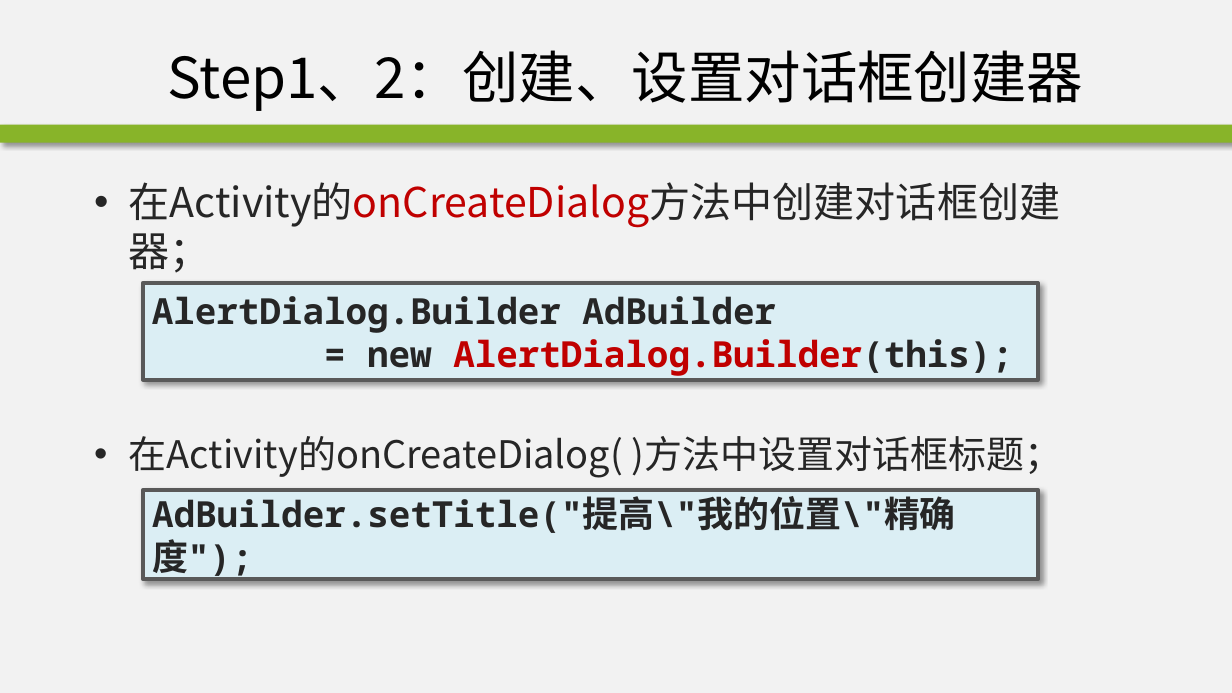
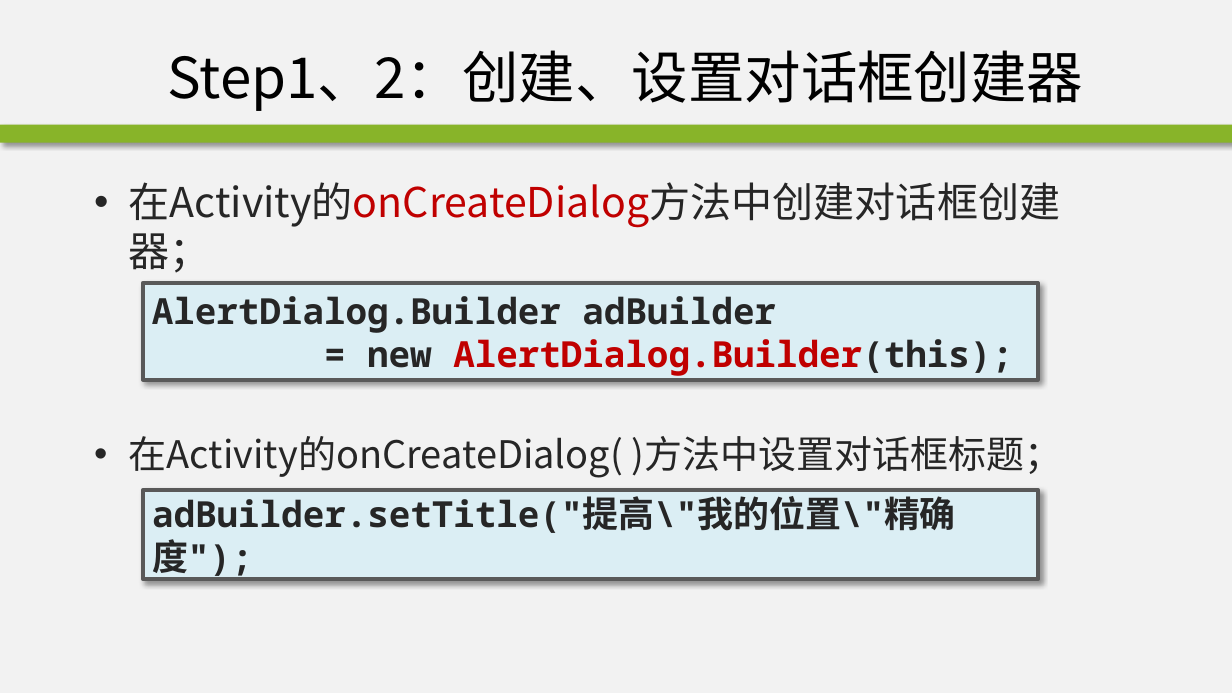
Before and after one commit to edu2act/course-android, a slide deck: slide 16 of materials/slides/ch02-4.pptx. Drawn at 1232x693 pixels with LibreOffice and Linux fonts; fonts in the diff are those of the drawing; background and template pictures are left out. Boxes give left, top, right and bottom in pixels: in the first picture for what was removed or moved away, otherwise in the second. Text is boxed around its words. In the diff, an @@ line names an element or a change of style, - is before the commit and + after.

```diff
--- a/materials/slides/ch02-4.pptx
+++ b/materials/slides/ch02-4.pptx
@@ text in rectangle at bbox=[152, 296, 776, 333]: text changed @@
-AlertDialog.Builder AdBuilder
+AlertDialog.Builder adBuilder
@@ text in rectangle at bbox=[152, 496, 956, 580]: text changed @@
-AdBuilder.setTitle("提高\"我的位置\"精确度");
+adBuilder.setTitle("提高\"我的位置\"精确度");
```
Also in this commit, not shown: 17 other slides changed, 1 slide added, 1 other file.
